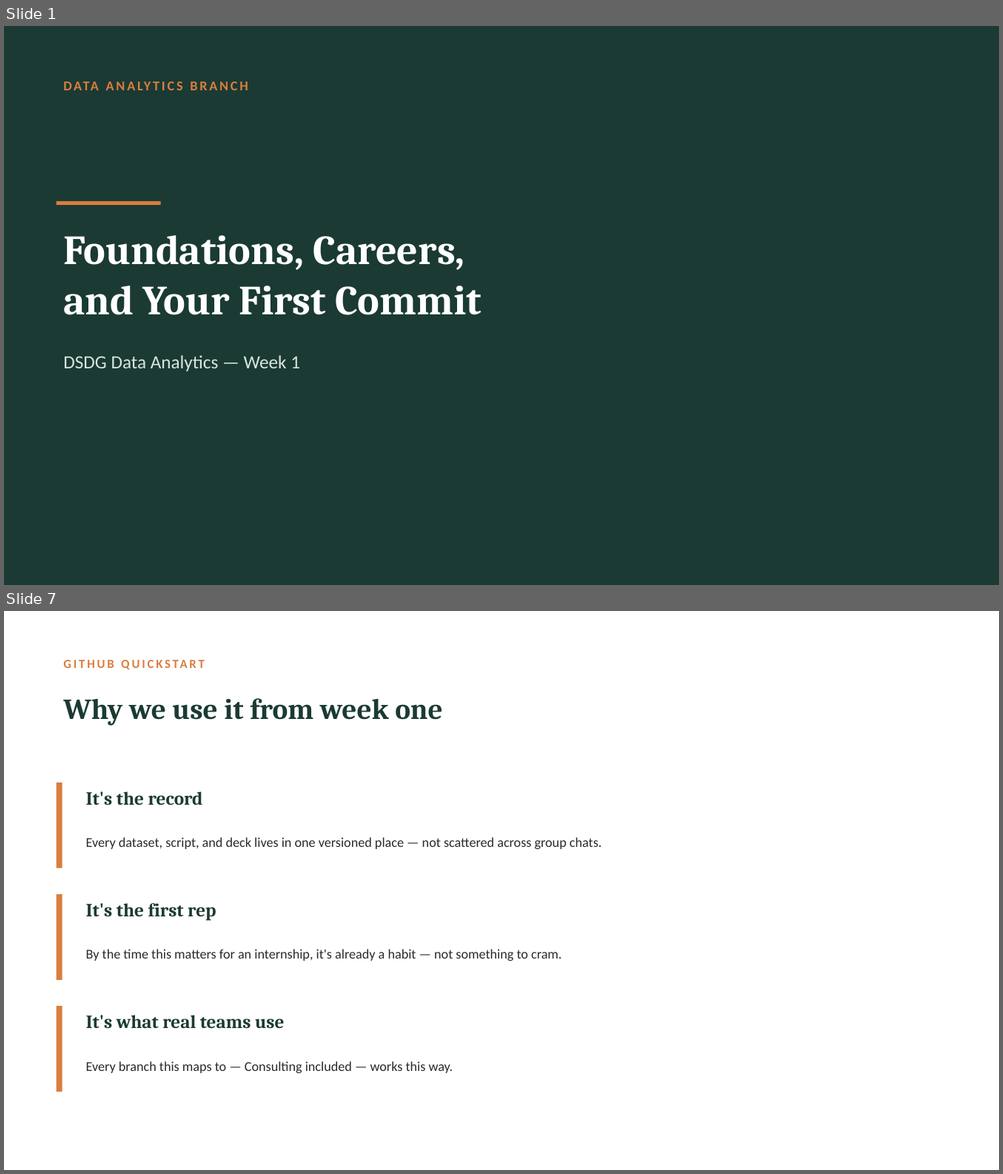
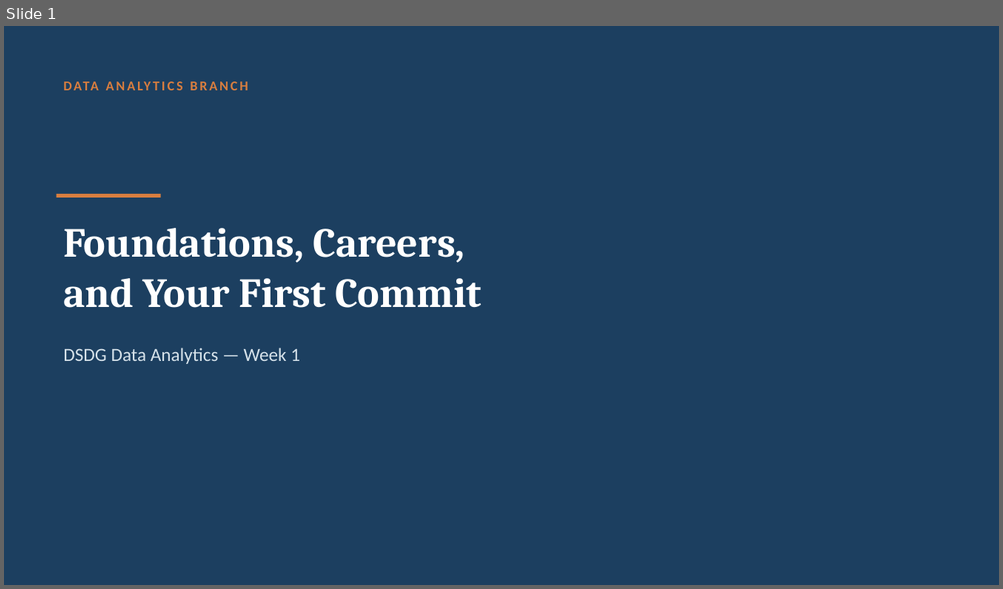
Before and after one commit to Zahi-Rahman/DSDG-Data-Analytics-Branch, a slide deck: week-01-fundamentals-and-github/slides/week-01-slides.pptx. Shown one above the other, each under a label of ours: slides 1 and 7 before the commit, slide 1 after it; the slides between them are not shown. The pictures are 1003x1174 and 1003x589 pixels, drawn with LibreOffice and Linux fonts; fonts in the diff are those of the drawing. Boxes give left, top, right and bottom in pixels: in the first picture for what was removed or moved away, otherwise in the second. Text is boxed around its words. In the diff, an @@ line names an element or a change of style, - is before the commit and + after.

Commit message:
Week 1: rewrite in plainer voice, consolidate and recolor slides

```diff
--- a/week-01-fundamentals-and-github/slides/week-01-slides.pptx
+++ b/week-01-fundamentals-and-github/slides/week-01-slides.pptx
@@ slide 7 removed at box(4, 611, 999, 1170), background #FFFFFF @@
@@ text removed at box(57, 648, 802, 678) @@
-GITHUB QUICKSTART
@@ text removed at box(63, 698, 442, 726) @@
-Why we use it from week one
@@ rectangle removed at box(57, 783, 62, 869) @@
@@ text removed at box(86, 792, 203, 806) @@
-It's the record
@@ text removed at box(86, 837, 601, 849) @@
-Every dataset, script, and deck lives in one versioned place — not scattered across group chats.
@@ rectangle removed at box(57, 894, 62, 980) @@
@@ text removed at box(86, 903, 216, 921) @@
-It's the first rep
@@ text removed at box(86, 949, 561, 961) @@
-By the time this matters for an internship, it's already a habit — not something to cram.
@@ rectangle removed at box(57, 1006, 62, 1092) @@
@@ text removed at box(86, 1015, 284, 1029) @@
-It's what real teams use
@@ text removed at box(86, 1062, 453, 1073) @@
-Every branch this maps to — Consulting included — works this way.
@@ slide 1 changed as well @@
@@ background #1B3A34 to #1C3F60 @@
@@ 2 texts, 1 rectangle: place and size @@
-2 texts, 1 rectangle at box(57, 201, 481, 369)
+2 texts, 1 rectangle at box(57, 194, 481, 361)
@@ text "DSDG Data Analytics — Week ..." at box(63, 348, 300, 361): text colour #D8E4E0 to #D6E2EA @@
```
Also in this commit, not shown: 6 other slides changed, 2 other slides removed, 2 other files.
